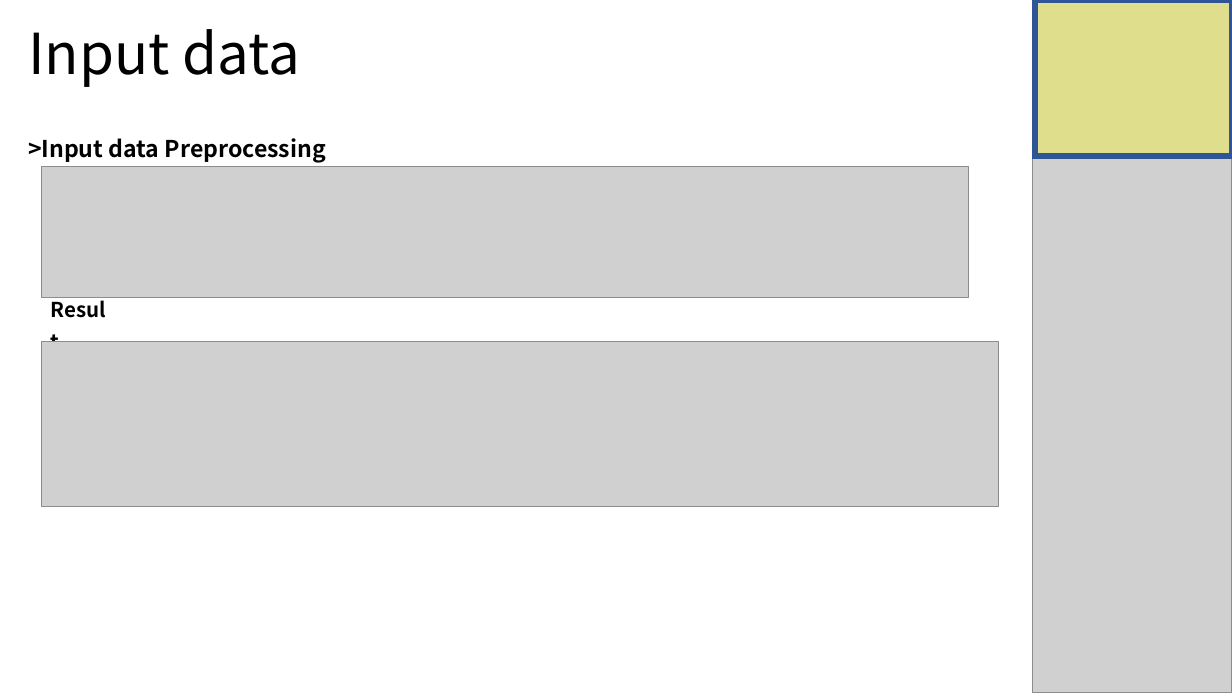
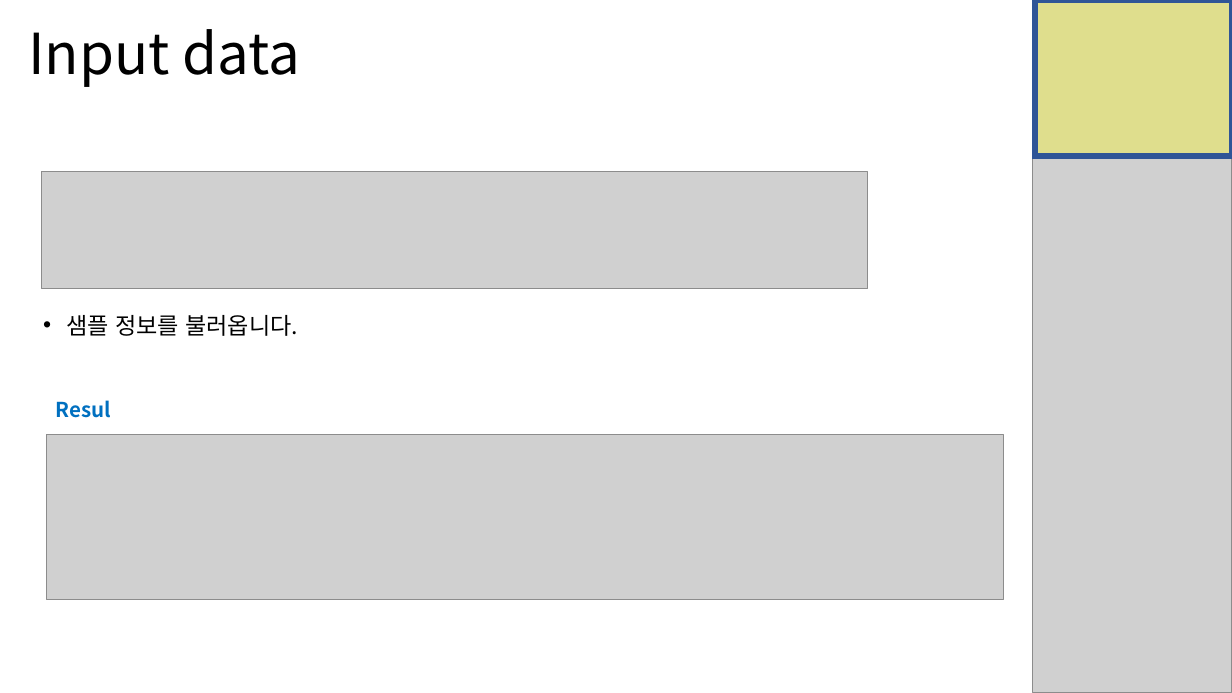
Before and after one commit to Khreat0205/Education_BulkRNAseq, a slide deck: slide 13 of Presentation/2. DESeq2 (수정).pptx (slide 12 before the commit). Drawn at 1232x693 pixels with LibreOffice and Linux fonts; fonts in the diff are those of the drawing; grey boxes stand for pictures. Boxes give left, top, right and bottom in pixels: in the first picture for what was removed or moved away, otherwise in the second. Text is boxed around its words. In the diff, an @@ line names an element or a change of style, - is before the commit and + after.

```diff
--- a/Presentation/2. DESeq2 (수정).pptx
+++ b/Presentation/2. DESeq2 (수정).pptx
@@ picture: place and size @@
-picture at bbox=[42, 166, 969, 298]
+picture at bbox=[42, 172, 868, 288]
@@ text at bbox=[66, 315, 298, 336]: text changed; bold off @@
->Input data Preprocessing
+• 샘플 정보를 불러옵니다.
@@ text "Result": place and size @@
-text "Result" at bbox=[42, 286, 120, 323]
+text "Result" at bbox=[46, 384, 125, 422]
@@ text "Result" at bbox=[46, 384, 125, 422]: text colour #000000 to #0070C0 @@
@@ picture: place and size @@
-picture at bbox=[42, 342, 998, 507]
+picture at bbox=[46, 434, 1003, 600]
```
Also in this commit, not shown: 22 other slides changed, 21 slides added, 24 slides removed, 1 other file.
